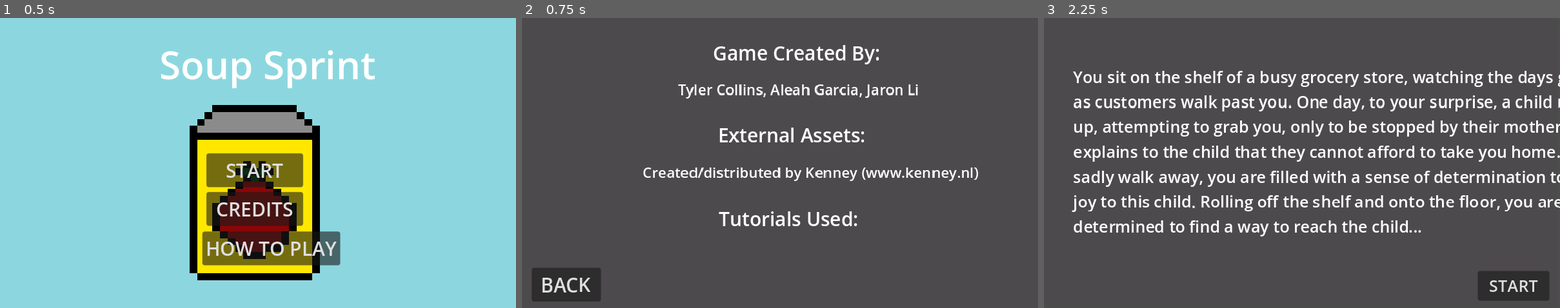
Above: before the commit, frames 1-3 (left to right).
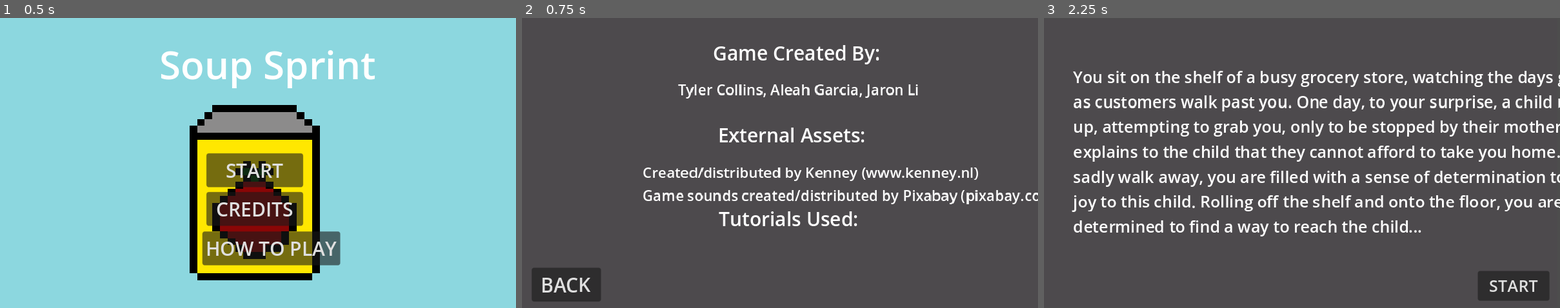
Above: after the commit, the same moments.

Repository: aleahgarcia/CSC378_Lab4
Game: Godot game, scene res://scenes/titlescreen.tscn
Two runs of this game, one before a commit and one after it. Both use one fixed random seed, a clock stepped at 60 frames per second and the inputs below.
Inputs:
- Up to frame 1 (0.5 s): no input
- Up to frame 2 (0.75 s): click "CREDITS" at 0.5 s
- Up to frame 3 (2.25 s): click "BACK" at 1.25 s; click "START" at 2 s

Frame 1 is identical in both runs. In frame 2, 1.3% of the frame differs, in the area x 23-100%, y 59-65%; in frame 3, nothing differs.

Commit message:
added sound credits

Diff:
--- a/scenes/credits.tscn
+++ b/scenes/credits.tscn
@@ -68,7 +68,8 @@
 offset_bottom = 74.0
 theme_override_fonts/font = SubResource("SystemFont_5biyx")
 theme_override_font_sizes/font_size = 18
-text = "Created/distributed by Kenney (www.kenney.nl)"
+text = "Created/distributed by Kenney (www.kenney.nl)
+Game sounds created/distributed by Pixabay (pixabay.com)"
 
 [node name="tutorials" type="Label" parent="ColorRect"]
 layout_mode = 0
